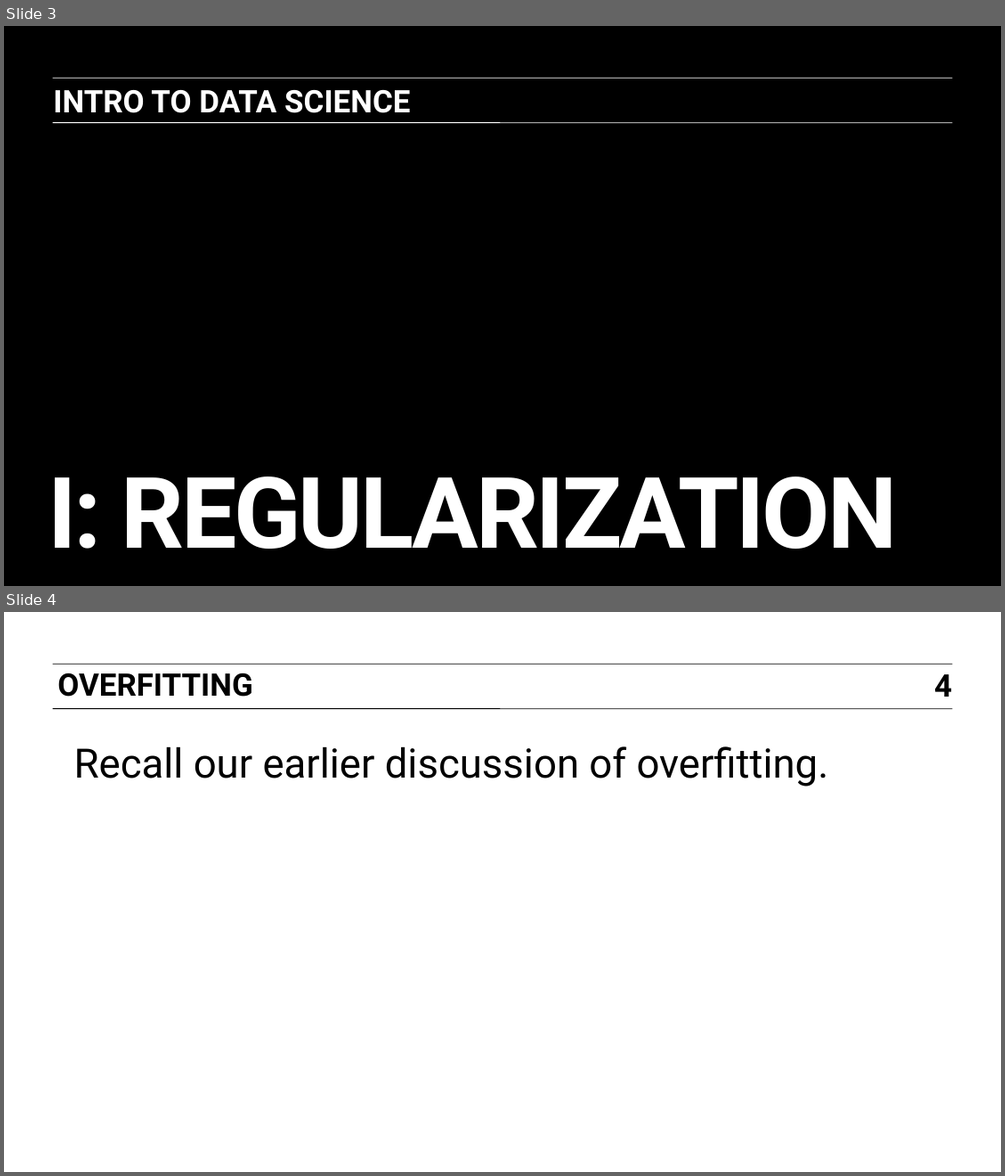
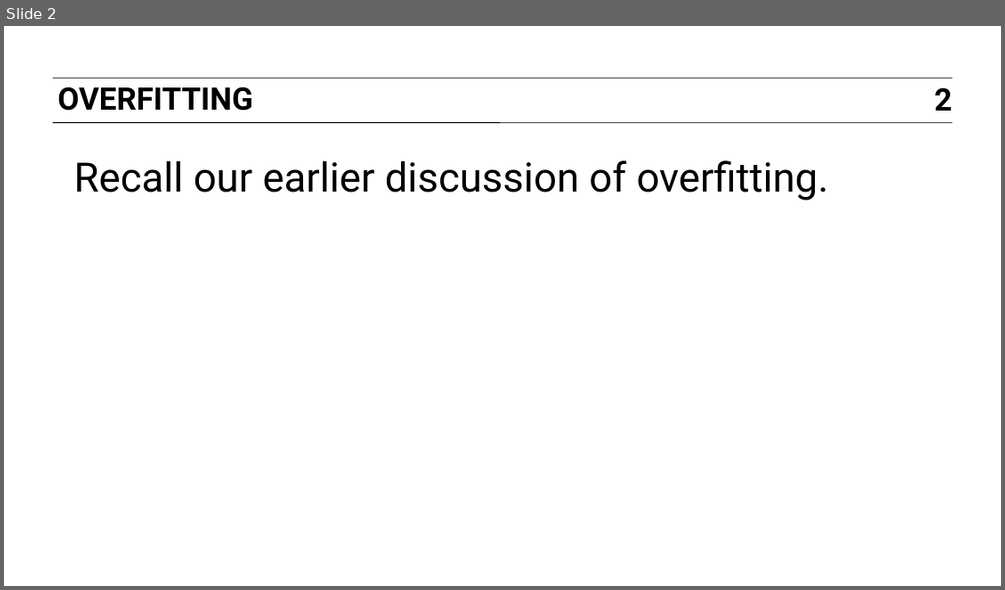
Before and after one commit to ajschumacher/gadsdc, a slide deck: 10-linear_py/slides.pptx. Shown one above the other, each under a label of ours: slides 3 and 4 before the commit, slide 2 after it. The pictures are 1005x1176 and 1005x590 pixels, drawn with LibreOffice and Linux fonts; fonts in the diff are those of the drawing. Boxes give left, top, right and bottom in pixels: in the first picture for what was removed or moved away, otherwise in the second. Text is boxed around its words. In the diff, an @@ line names an element or a change of style, - is before the commit and + after.

```diff
--- a/10-linear_py/slides.pptx
+++ b/10-linear_py/slides.pptx
@@ slide 3 removed at bbox=[4, 26, 1001, 586], background #000000 @@
@@ line removed from (53, 78) to (952, 78) @@
@@ text removed at bbox=[53, 89, 410, 113] @@
-INTRO TO DATA SCIENCE
@@ line removed from (53, 122) to (952, 122) @@
@@ title removed at bbox=[48, 476, 897, 548] @@
-I: REGULARIZATION
@@ what was slide 4 is now slide 2 @@
@@ page number at bbox=[934, 88, 952, 111]: text changed @@
-4
+2
```
Also in this commit, not shown: 2 slides changed, 2 other slides removed, 1 other file.
